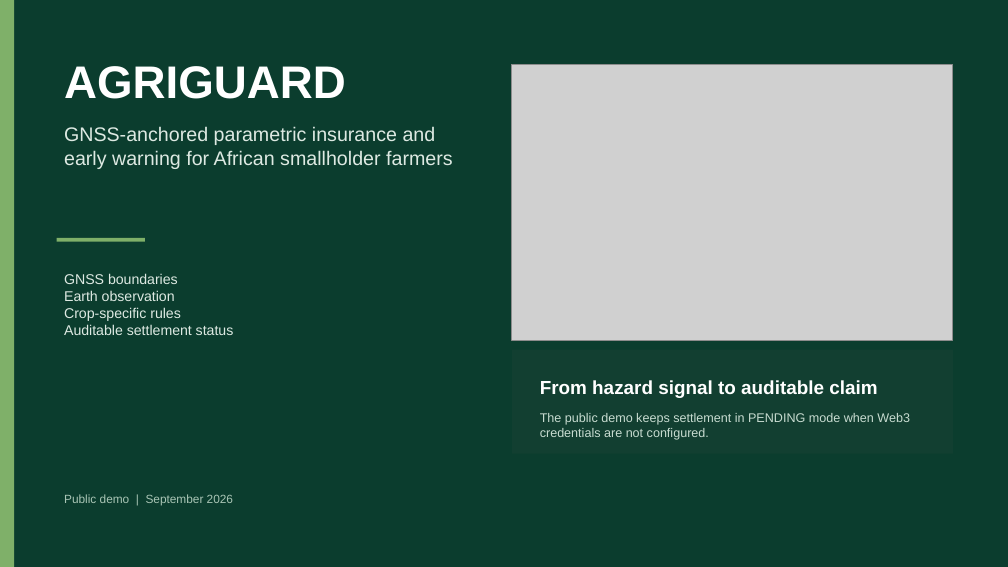
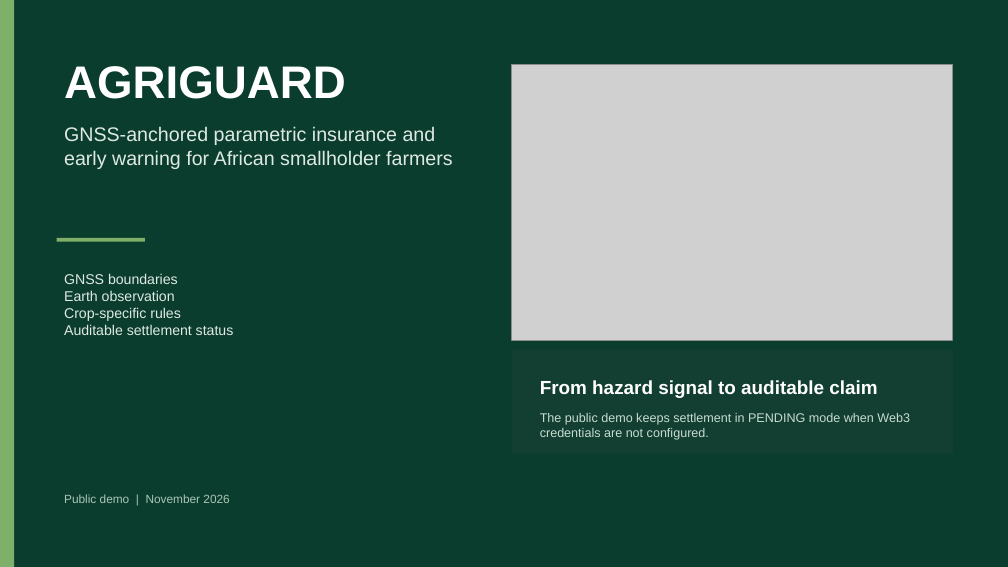
Before and after one commit to juangh123/agri_guard, a slide deck: slide 1 of docs/AgriGuard_Presentation_submission.pptx. Drawn at 1008x567 pixels with LibreOffice and Linux fonts; fonts in the diff are those of the drawing; grey boxes stand for pictures. Boxes give left, top, right and bottom in pixels: in the first picture for what was removed or moved away, otherwise in the second. Text is boxed around its words. In the diff, an @@ line names an element or a change of style, - is before the commit and + after.

```diff
--- a/docs/AgriGuard_Presentation_submission.pptx
+++ b/docs/AgriGuard_Presentation_submission.pptx
@@ text at (x1=64, y1=494, x2=229, y2=503): text changed @@
-Public demo | September 2026
+Public demo | November 2026
```
Also in this commit, not shown: 1 other slide changed, 11 other files.
